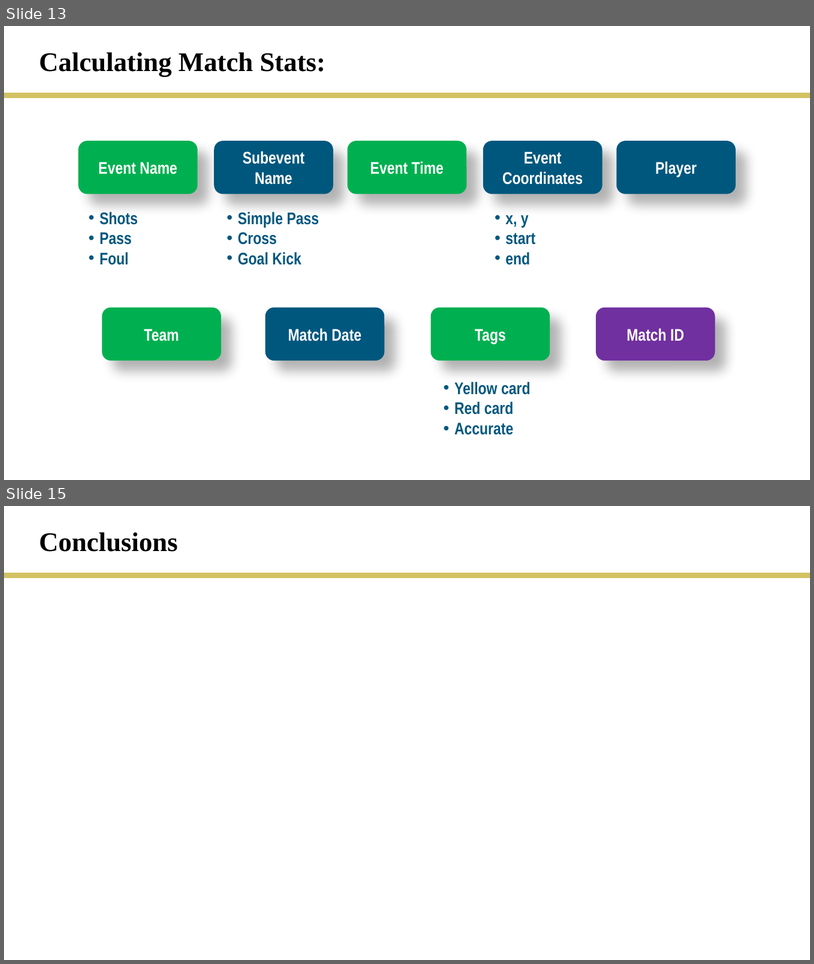
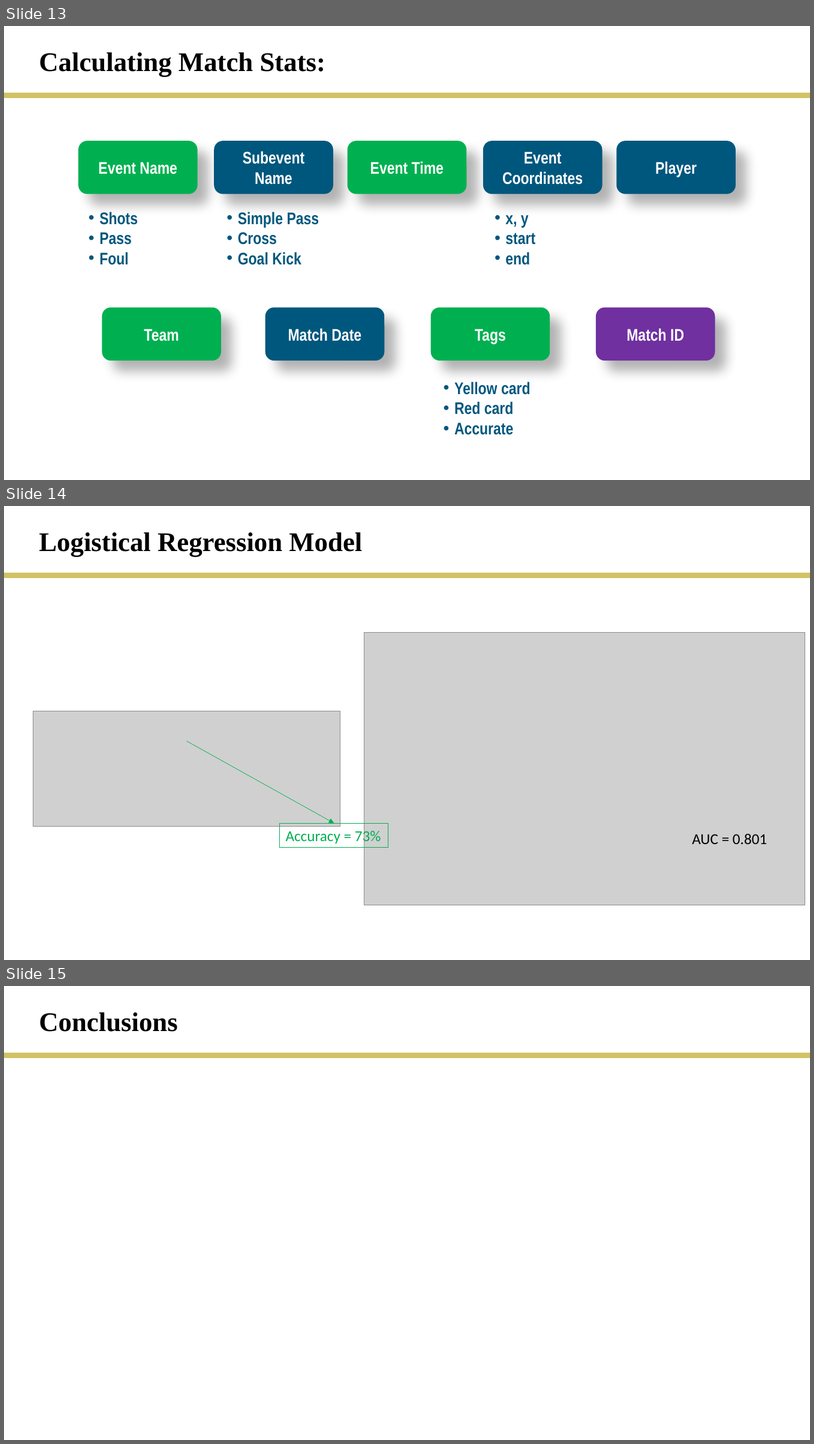
Before and after one commit to rmesina/T2_Codes-R-Us, a slide deck: final_project/T2_final_project.pptx. Shown one above the other, each under a label of ours: slides 13 and 15 before the commit, slides 13, 14 and 15 after it; the slides between them are not shown. The pictures are 814x964 and 814x1444 pixels, drawn with LibreOffice and Linux fonts; fonts in the diff are those of the drawing; grey boxes stand for pictures. Boxes give left, top, right and bottom in pixels: in the first picture for what was removed or moved away, otherwise in the second. Text is boxed around its words. In the diff, an @@ line names an element or a change of style, - is before the commit and + after.

```diff
--- a/final_project/T2_final_project.pptx
+++ b/final_project/T2_final_project.pptx
@@ slide 14 added at box(4, 506, 810, 960), background #FFFFFF @@
@@ text added at box(39, 532, 362, 556), 32 pt, text #000000, bold @@
+Logistical Regression Model
@@ line added from (4, 576) to (810, 576), #D2C264 6 pt @@
@@ picture added at box(364, 633, 805, 904) @@
@@ picture added at box(33, 711, 341, 826) @@
@@ arrow added from (186, 741) to (335, 823), #00B050 0.5 pt @@
@@ rectangle added at box(280, 823, 389, 847), outline #00B050 0.75 pt, 18 pt, text #00B050 @@
+Accuracy = 73%
@@ text added at box(692, 834, 767, 844), 18 pt, text #000000 @@
+AUC = 0.801
```
Also in this commit, not shown: 1 slide removed, 2 other files.
